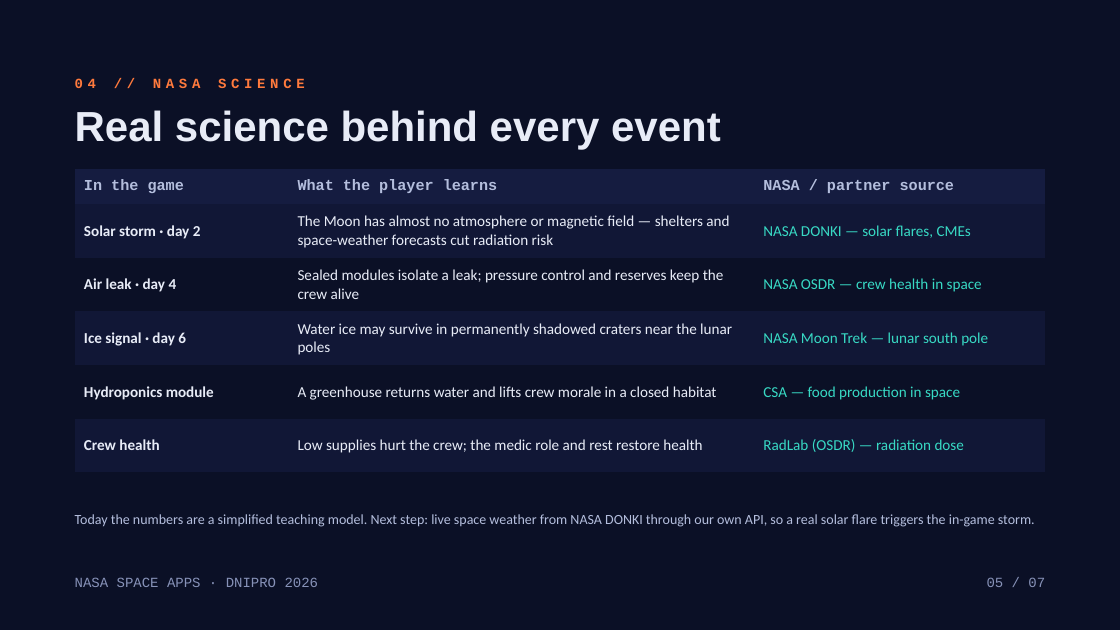
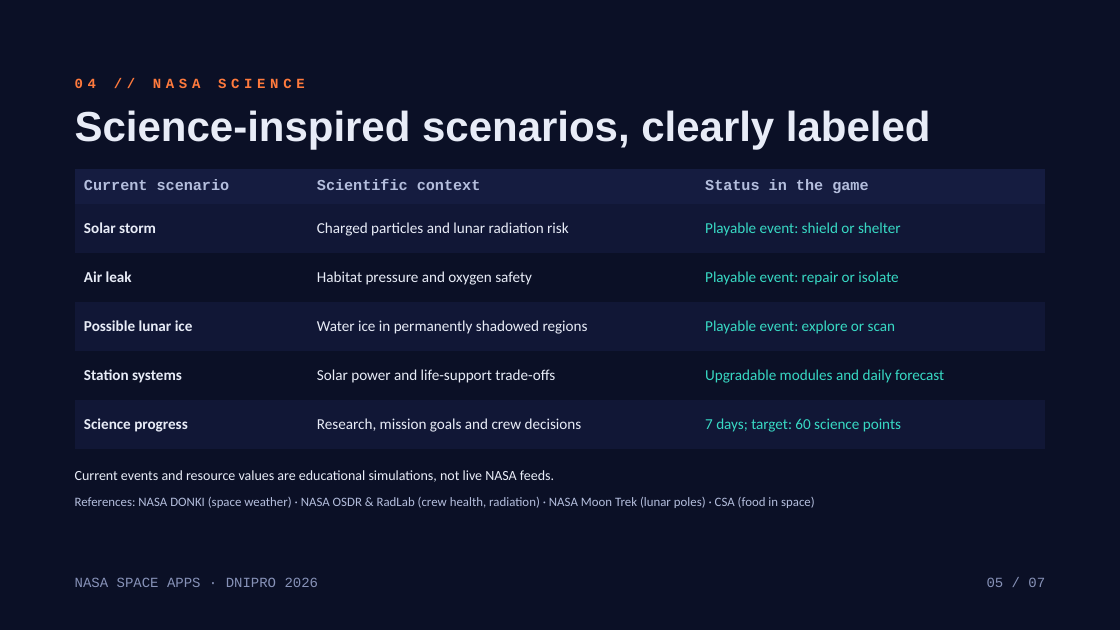
Before and after one commit to aleexxeyy/lunar-ops, a slide deck: slide 5 of Презентация/LunarOps_SpaceApps_Dnipro_2026.pptx. Drawn at 1120x630 pixels with LibreOffice and Linux fonts; fonts in the diff are those of the drawing; background and template pictures are left out. Boxes give left, top, right and bottom in pixels: in the first picture for what was removed or moved away, otherwise in the second. Text is boxed around its words. In the diff, an @@ line names an element or a change of style, - is before the commit and + after.

```diff
--- a/Презентация/LunarOps_SpaceApps_Dnipro_2026.pptx
+++ b/Презентация/LunarOps_SpaceApps_Dnipro_2026.pptx
@@ rectangle added at box(0, 0, 1120, 630), fill #0B1026 at 62% opacity @@
@@ text at box(75, 110, 931, 149): text changed @@
-Real science behind every event
+Science-inspired scenarios, clearly labeled
@@ table at box(75, 169, 1045, 449) @@
-row 1: In the game | What the player learns | NASA / partner source
+row 1: Current scenario | Scientific context | Status in the game
-row 2: Solar storm · day 2 | The Moon has almost no atmosphere or magnetic field — shelters and space-weather forecasts cut radiation risk | NASA DONKI — solar flares, CMEs
+row 2: Solar storm | Charged particles and lunar radiation risk | Playable event: shield or shelter
-row 3: Air leak · day 4 | Sealed modules isolate a leak; pressure control and reserves keep the crew alive | NASA OSDR — crew health in space
+row 3: Air leak | Habitat pressure and oxygen safety | Playable event: repair or isolate
-row 4: Ice signal · day 6 | Water ice may survive in permanently shadowed craters near the lunar poles | NASA Moon Trek — lunar south pole
+row 4: Possible lunar ice | Water ice in permanently shadowed regions | Playable event: explore or scan
-row 5: Hydroponics module | A greenhouse returns water and lifts crew morale in a closed habitat | CSA — food production in space
+row 5: Station systems | Solar power and life-support trade-offs | Upgradable modules and daily forecast
-row 6: Crew health | Low supplies hurt the crew; the medic role and rest restore health | RadLab (OSDR) — radiation dose
+row 6: Science progress | Research, mission goals and crew decisions | 7 days; target: 60 science points
@@ text added at box(75, 470, 554, 482), 12 pt, text #E8ECF7 @@
+Current events and resource values are educational simulations, not live NASA feeds.
@@ text added at box(75, 497, 815, 508), 11 pt, text #B4BEDD @@
+References: NASA DONKI (space weather) · NASA OSDR & RadLab (crew health, radiation) · NASA Moon Trek (lunar poles) · CSA (food in space)
@@ text removed at box(75, 514, 1035, 527) @@
-Today the numbers are a simplified teaching model. Next step: live space weather from NASA DONKI through our own API, so a real solar flare triggers the in-game storm.
```
Also in this commit, not shown: 5 other slides changed, 1 slide added, 1 slide removed, 19 other files.
